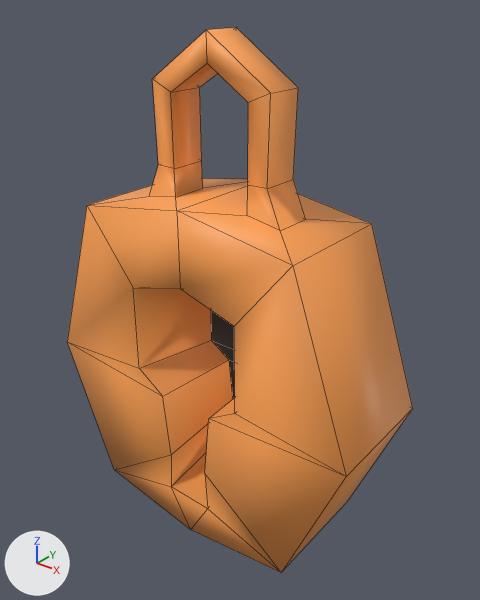
A saved change to the FBX model IslandWish/IslandWishGame/Assets/Art/Environment/lock.fbx.
Both versions are drawn from a 50 mm lens placed at (0.434, -0.502, 0.308), pointed at (0.013, 0.024, -0.018). The lights are fixed; the arrows at lower left show +X, +Y and +Z. Mesh edges are drawn as thin lines.

Before the edit, the objects in view are built like this:
```python
me_plane_009 = bpy.data.meshes.new('Plane.009')
me_plane_009.from_pydata(...)  # 67 vertices, 71 faces; spans x -0.206..0.206, y -0.058..0.083, z -0.307..0.265
me_plane_009.materials.append(mat_master)  # picture img_master_png
ob_lock = bpy.data.objects.new('lock', me_plane_009)
ob_lock.location = (0.0, 0.0, 0.0)
```
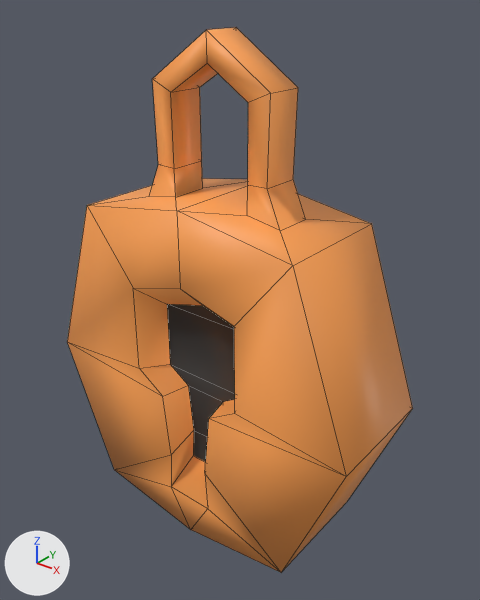
Pixel boxes (x1, y1, x2, y2) of what changed, in the pictures (480 x 600 px; the box of a moved part takes in the faces that stretch with it):
part 1 of me_plane_009, moved or reshaped
    both: (133, 288, 235, 509)

Diff of the bpy script that builds the scene:
```diff
--- a/IslandWish/IslandWishGame/Assets/Art/Environment/lock.fbx.py
+++ b/IslandWish/IslandWishGame/Assets/Art/Environment/lock.fbx.py
@@ me_plane_009 @@
 me_plane_009.from_pydata(...)  # 67 vertices, 71 faces; spans x -0.206..0.206, y -0.058..0.083, z -0.307..0.265
 # used by ob_lock; location = (0.0, 0.0, 0.0)
+# me_plane_009 part 1: all 11 vertices in x -0.055..0.055, y 0.051, z -0.225..-0.011 are moved by (0.0, -0.075, 0.0)
 me_plane_009.materials.append(mat_master)
```
